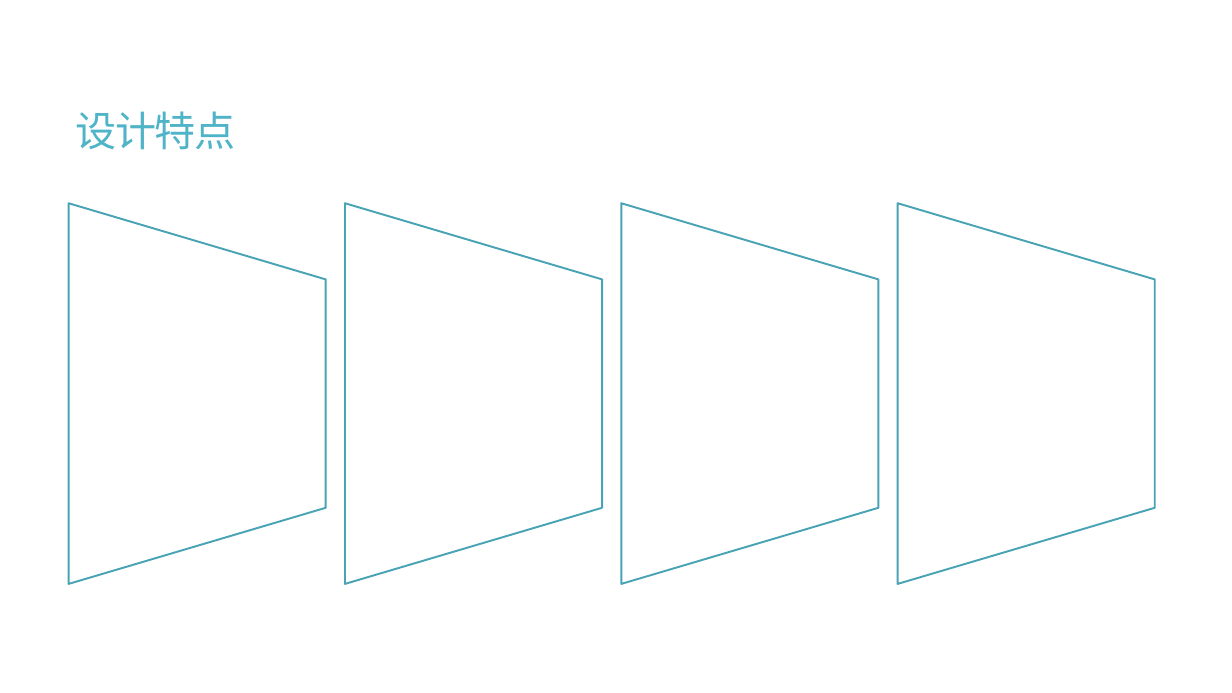
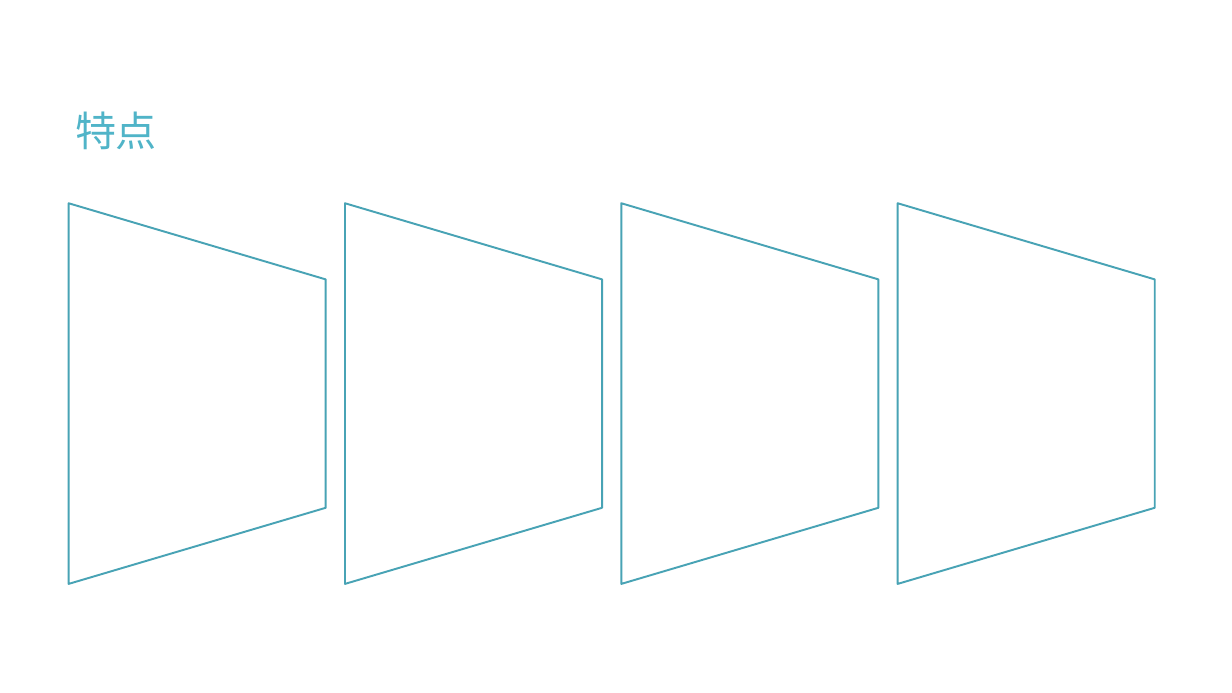
Before and after one commit to calcyu/chainway, a slide deck: slide 4 of Docs/城乡元宇宙服务器.pptx. Drawn at 1232x693 pixels with LibreOffice and Linux fonts; fonts in the diff are those of the drawing. Boxes give left, top, right and bottom in pixels: in the first picture for what was removed or moved away, otherwise in the second. Text is boxed around its words. In the diff, an @@ line names an element or a change of style, - is before the commit and + after.

```diff
--- a/Docs/城乡元宇宙服务器.pptx
+++ b/Docs/城乡元宇宙服务器.pptx
@@ title at [76,111,157,150]: text changed @@
-设计特点
+特点
```
Also in this commit, not shown: 7 other slides changed, 1 slide added, 3 slides removed, 13 other files.
